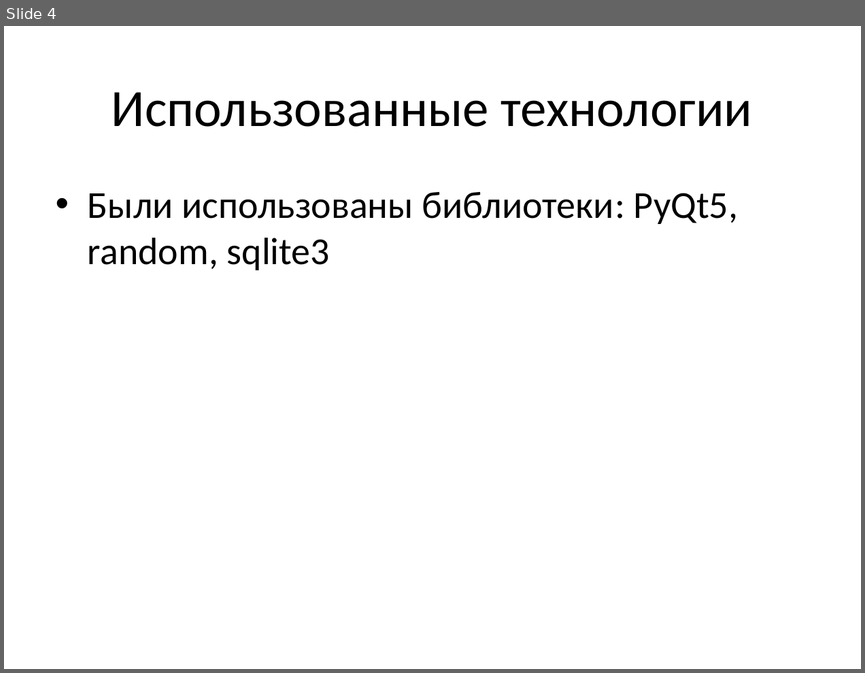
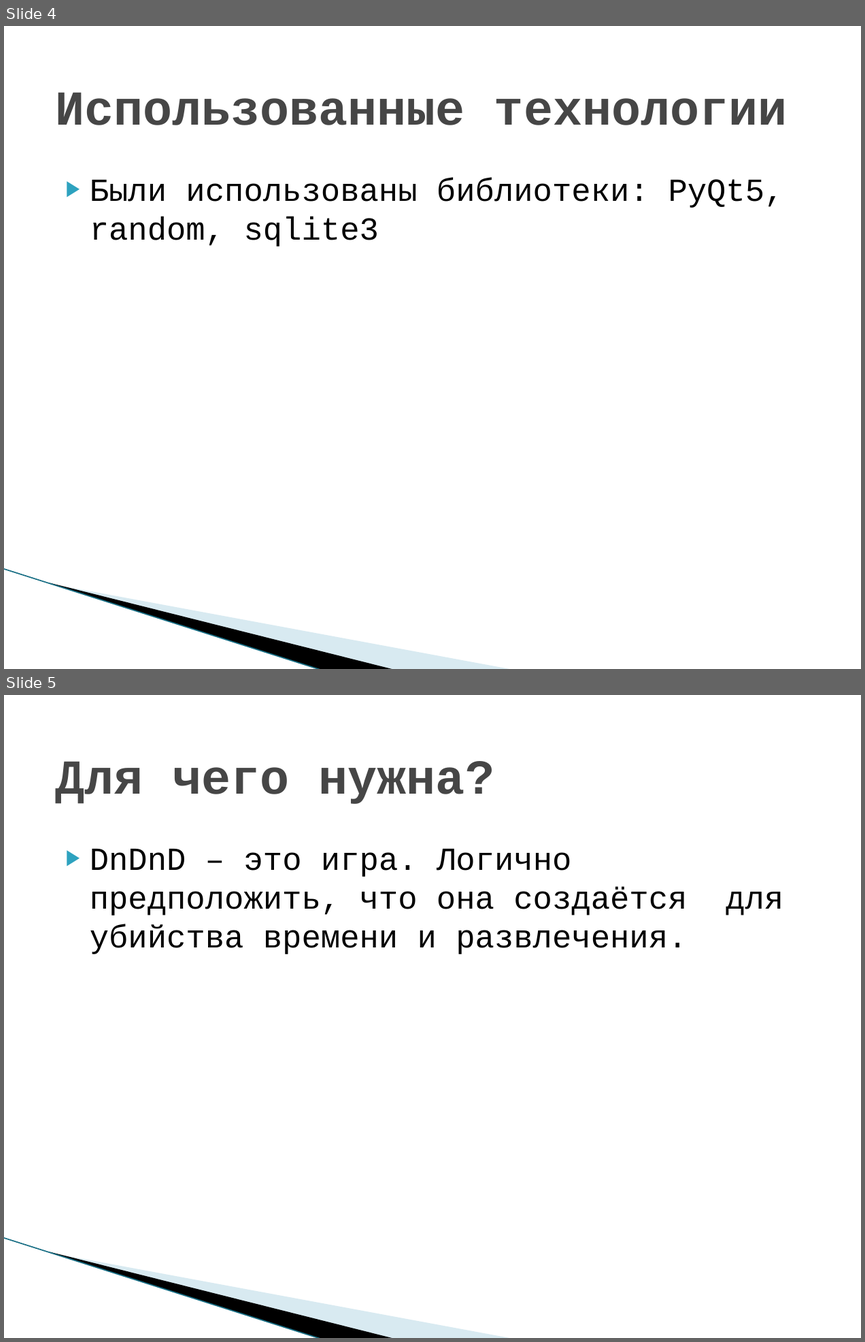
Before and after one commit to DebiKk-tech/DnDnD, a slide deck: Documents/presentation.pptx. Shown one above the other, each under a label of ours: slide 4 before the commit, slides 4 and 5 after it. The pictures are 865x673 and 865x1342 pixels, drawn with LibreOffice and Linux fonts; fonts in the diff are those of the drawing; background and template pictures are left out. Boxes give left, top, right and bottom in pixels: in the first picture for what was removed or moved away, otherwise in the second. Text is boxed around its words. In the diff, an @@ line names an element or a change of style, - is before the commit and + after.

```diff
--- a/Documents/presentation.pptx
+++ b/Documents/presentation.pptx
@@ slide 5 added at [4, 695, 861, 1338], background #FFFFFF; not listed: 3 template elements that a slide beside it also shows @@
@@ title added at [55, 761, 495, 804], 41 pt, text #464646, bold @@
+Для чего нужна?
@@ text added at [90, 849, 687, 954], 27 pt, text #000000 @@
+▶ DnDnD – это игра. Логично предположить, что она создаётся для убийства времени и развлечения.
@@ slide 4 changed as well @@
@@ title "Использованные технологии" at [55, 92, 787, 125]: size 44 to 41 pt, font Calibri to Courier New, text colour #000000 to #464646, bold on; alignment centre to left @@
@@ text "Были использованы библиотеки: PyQt5, random, ...": place and size @@
-text "Были использованы библиотеки: PyQt5, random, ..." at [88, 192, 738, 270]
+text "Были использованы библиотеки: PyQt5, random, ..." at [90, 178, 783, 246]
@@ text "Были использованы библиотеки: PyQt5, random, ..." at [90, 178, 783, 246]: size 32 to 27 pt, font Calibri to Courier New; bullet • to ▶; less space between paragraphs @@
@@ line added from (4, 569) to (322, 669), #97C5D8 0.95 pt @@
@@ freeform shape added at [50, 582, 396, 669], fill #000000 @@
@@ freeform shape added at [51, 583, 514, 669], fill #A0CBDC at 40% opacity @@
```
Also in this commit, not shown: 3 other slides changed, 2 other slides added, 1 slide removed, 5 other files.
